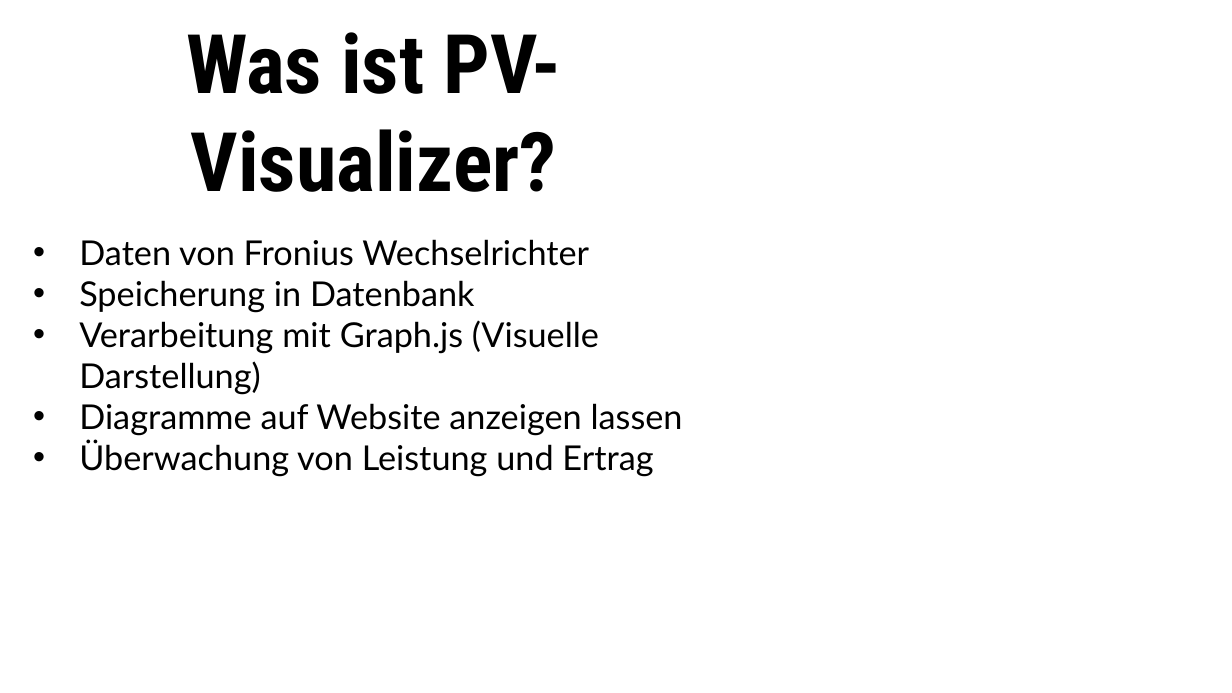
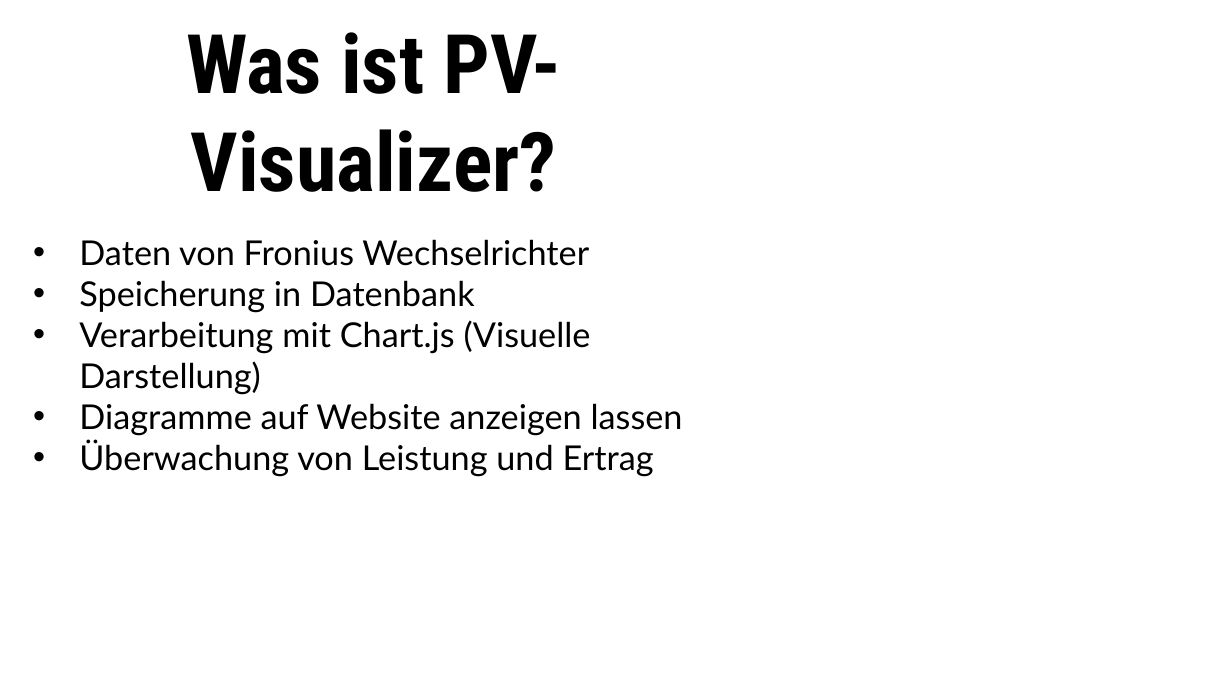
Before and after one commit to Team-Pv-Visualizer/PV-Visualizer, a slide deck: slide 5 of Documents/PVV_Project_Award.pptx. Drawn at 1232x693 pixels with LibreOffice and Linux fonts; fonts in the diff are those of the drawing. Boxes give left, top, right and bottom in pixels: in the first picture for what was removed or moved away, otherwise in the second. Text is boxed around its words. In the diff, an @@ line names an element or a change of style, - is before the commit and + after.

```diff
--- a/Documents/PVV_Project_Award.pptx
+++ b/Documents/PVV_Project_Award.pptx
@@ text at bbox=[79, 320, 591, 395]: text changed @@
-• Verarbeitung mit Graph.js (Visuelle Darstellung)
+• Verarbeitung mit Chart.js (Visuelle Darstellung)
```
Also in this commit, not shown: 2 other slides changed, 2 slides added, 5 other files.
